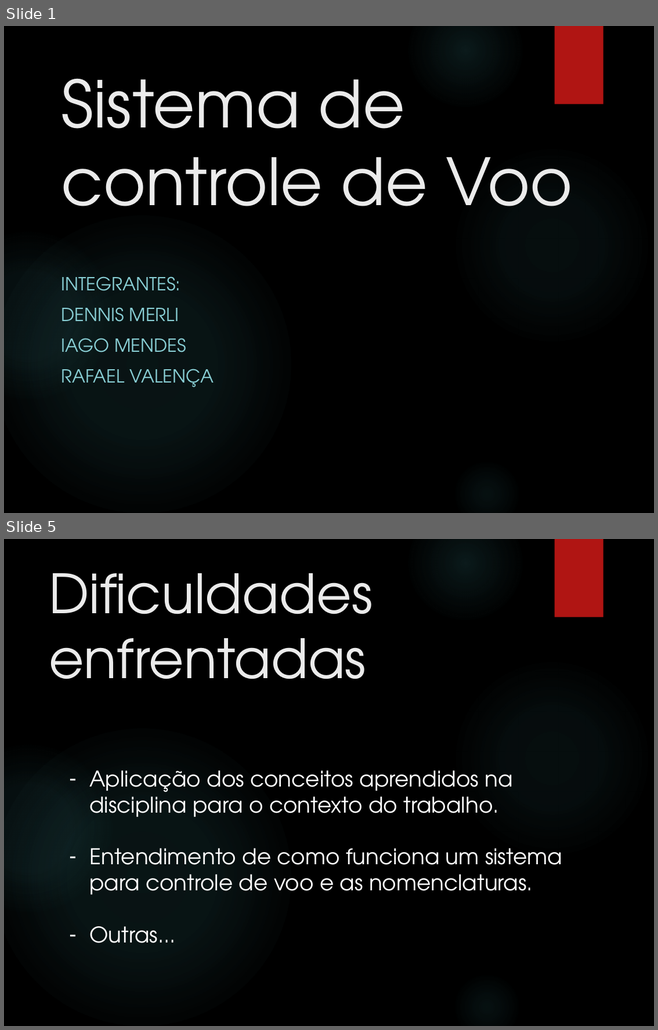
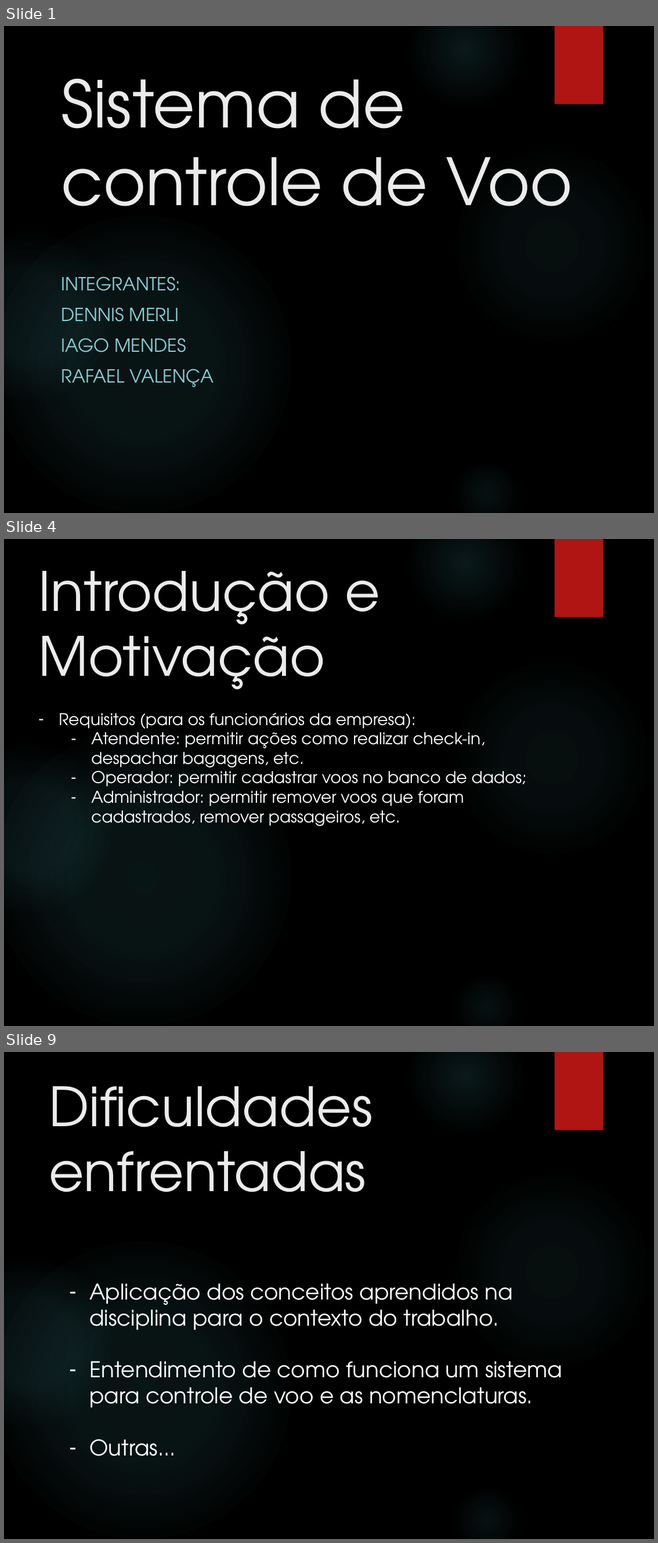
Before and after one commit to rafa7lima/SistemaVoo2.0, a slide deck: Apresentação/Apresentação Grupo 7_MOD.pptx. Shown one above the other, each under a label of ours: slides 1 and 5 before the commit, slides 1, 4 and 9 after it; the slides between them are not shown. The pictures are 658x1030 and 658x1543 pixels, drawn with LibreOffice and Linux fonts; fonts in the diff are those of the drawing; background and template pictures are left out. Boxes give left, top, right and bottom in pixels: in the first picture for what was removed or moved away, otherwise in the second. Text is boxed around its words. In the diff, an @@ line names an element or a change of style, - is before the commit and + after.

Commit message:
Atualizando os slides para apresentação

```diff
--- a/Apresentação/Apresentação Grupo 7_MOD.pptx
+++ b/Apresentação/Apresentação Grupo 7_MOD.pptx
@@ slide 4 added at (x1=4, y1=539, x2=654, y2=1026), background picture (left out); not listed: 6 template elements that a slide beside it also shows @@
@@ title added at (x1=39, y1=571, x2=380, y2=690), 60 pt, text #EBEBEB @@
+Introdução e Motivação
@@ text added at (x1=59, y1=713, x2=526, y2=826), 18 pt, text #FFFFFF @@
+– Requisitos (para os funcionários da empresa):
+  – Atendente: permitir ações como realizar check-in, despachar bagagens, etc.
+  – Operador: permitir cadastrar voos no banco de dados;
+  – Administrador: permitir remover voos que foram cadastrados, remover passageiros, etc.
@@ what was slide 5 is now slide 9 @@
```
Also in this commit, not shown: 4 slides changed, 3 other slides added, 51 other files.
